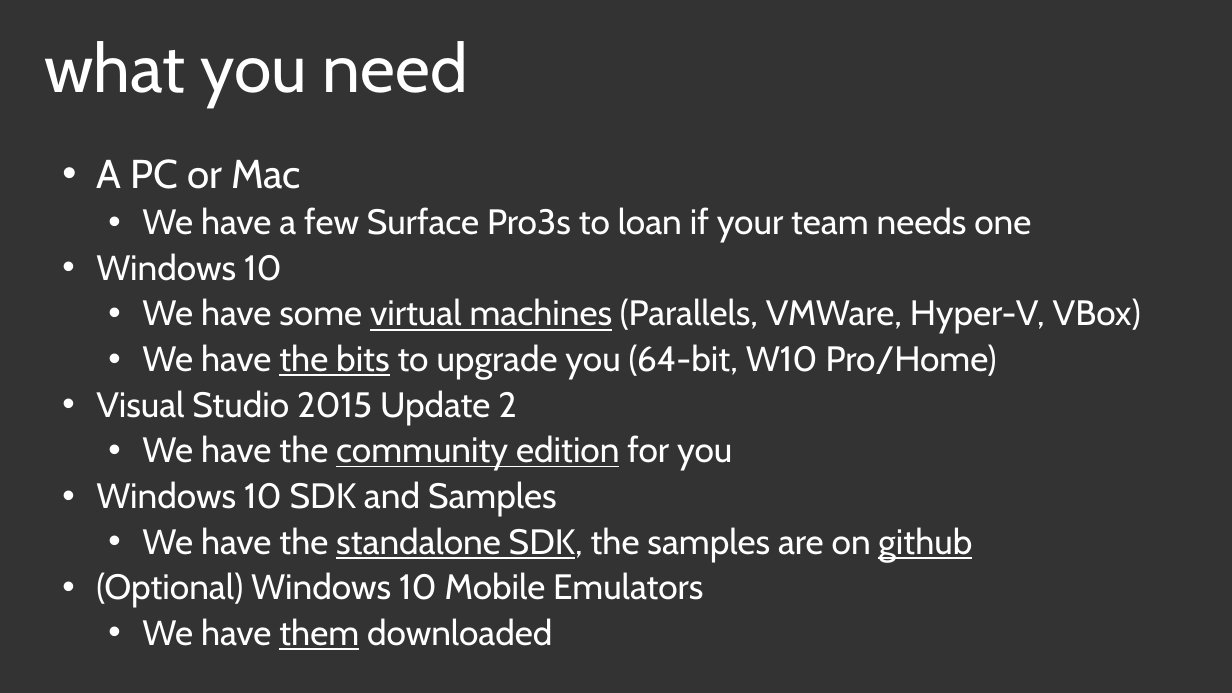
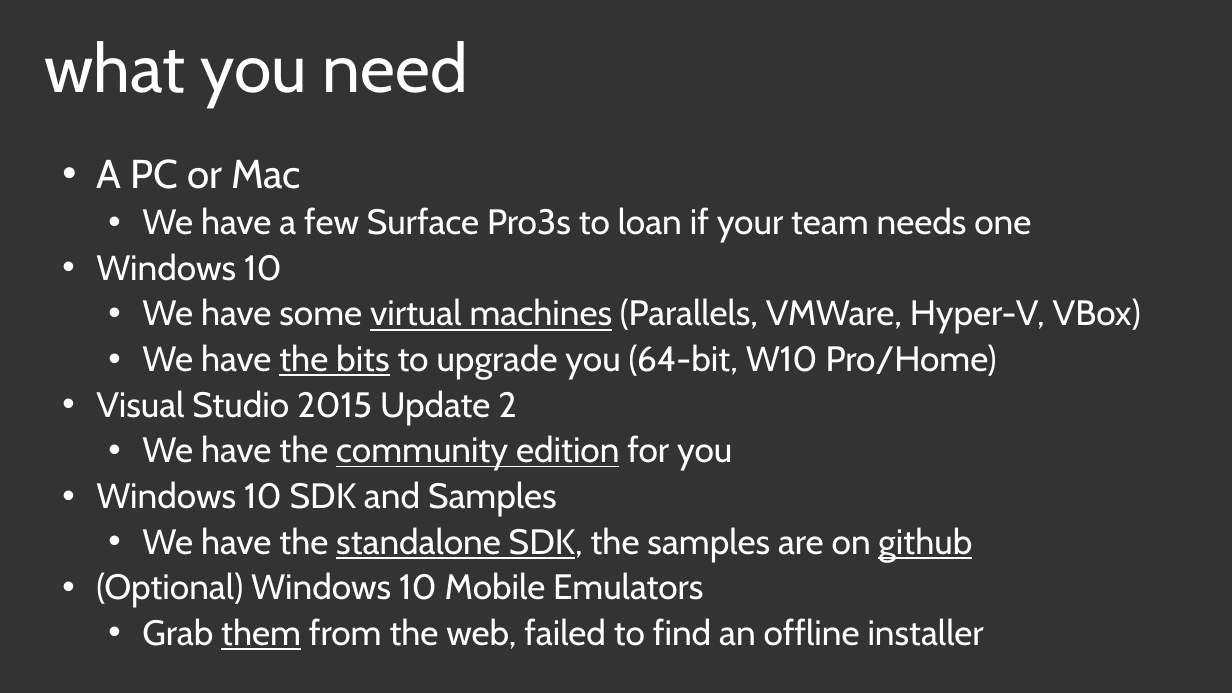
Before and after one commit to mtaulty/RecognitionHack, a slide deck: slide 5 of MikeTaulty_RecognitionHack.pptx. Drawn at 1232x693 pixels with LibreOffice and Linux fonts; fonts in the diff are those of the drawing; background and template pictures are left out. Boxes give left, top, right and bottom in pixels: in the first picture for what was removed or moved away, otherwise in the second. Text is boxed around its words. In the diff, an @@ line names an element or a change of style, - is before the commit and + after.

Commit message:
slides

```diff
--- a/MikeTaulty_RecognitionHack.pptx
+++ b/MikeTaulty_RecognitionHack.pptx
@@ text at <box>142,618,984,650</box>: text changed @@
-  • We have them downloaded
+  • Grab them from the web, failed to find an offline installer
```
Also in this commit, not shown: 1 other slide changed.
